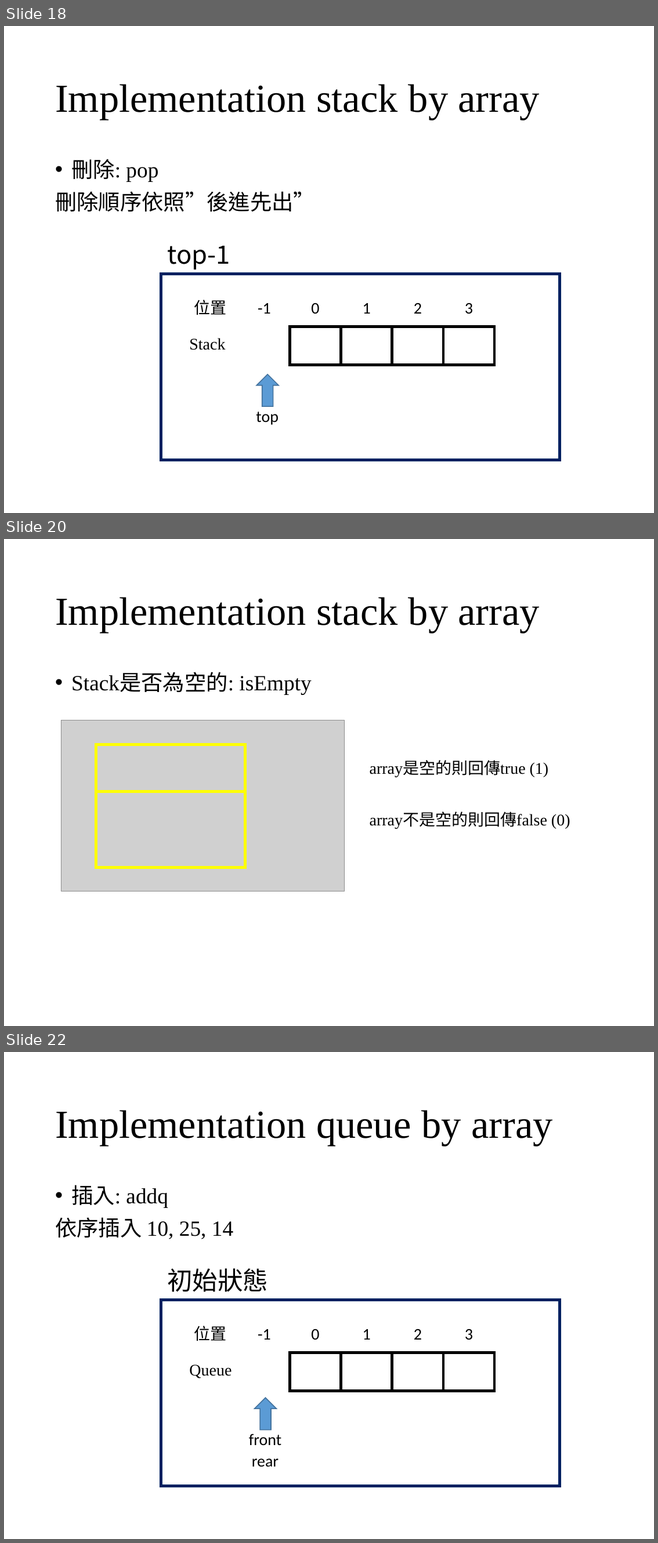
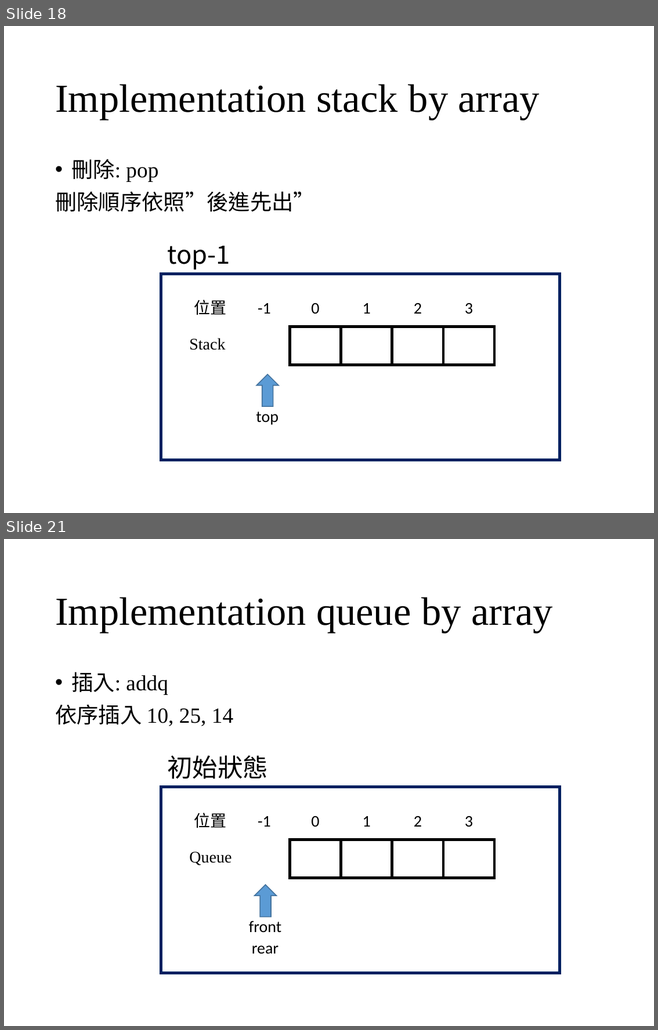
Before and after one commit to wangruxing/DataStructure, a slide deck: Chapter 3 Stacks and Queues/Chapter 3.pptx. Shown one above the other, each under a label of ours: slides 18, 20 and 22 before the commit, slides 18 and 21 after it; the slides between them are not shown. The pictures are 658x1543 and 658x1030 pixels, drawn with LibreOffice and Linux fonts; fonts in the diff are those of the drawing; grey boxes stand for pictures. Boxes give left, top, right and bottom in pixels: in the first picture for what was removed or moved away, otherwise in the second. Text is boxed around its words. In the diff, an @@ line names an element or a change of style, - is before the commit and + after.

```diff
--- a/Chapter 3 Stacks and Queues/Chapter 3.pptx
+++ b/Chapter 3 Stacks and Queues/Chapter 3.pptx
@@ slide 20 removed at (4, 539, 654, 1026), background #FFFFFF @@
@@ title removed at (55, 597, 540, 632) @@
-Implementation stack by array
@@ text removed at (71, 674, 311, 694) @@
-  • Stack是否為空的: isEmpty
@@ picture removed at (61, 720, 344, 892) @@
@@ rectangle removed at (96, 745, 245, 792) @@
@@ text removed at (369, 762, 549, 777) @@
-array是空的則回傳true (1)
@@ rectangle removed at (96, 792, 245, 868) @@
@@ text removed at (369, 813, 570, 829) @@
-array不是空的則回傳false (0)
@@ what was slide 22 is now slide 21 @@
```
Also in this commit, not shown: 6 slides changed, 16 other files.
